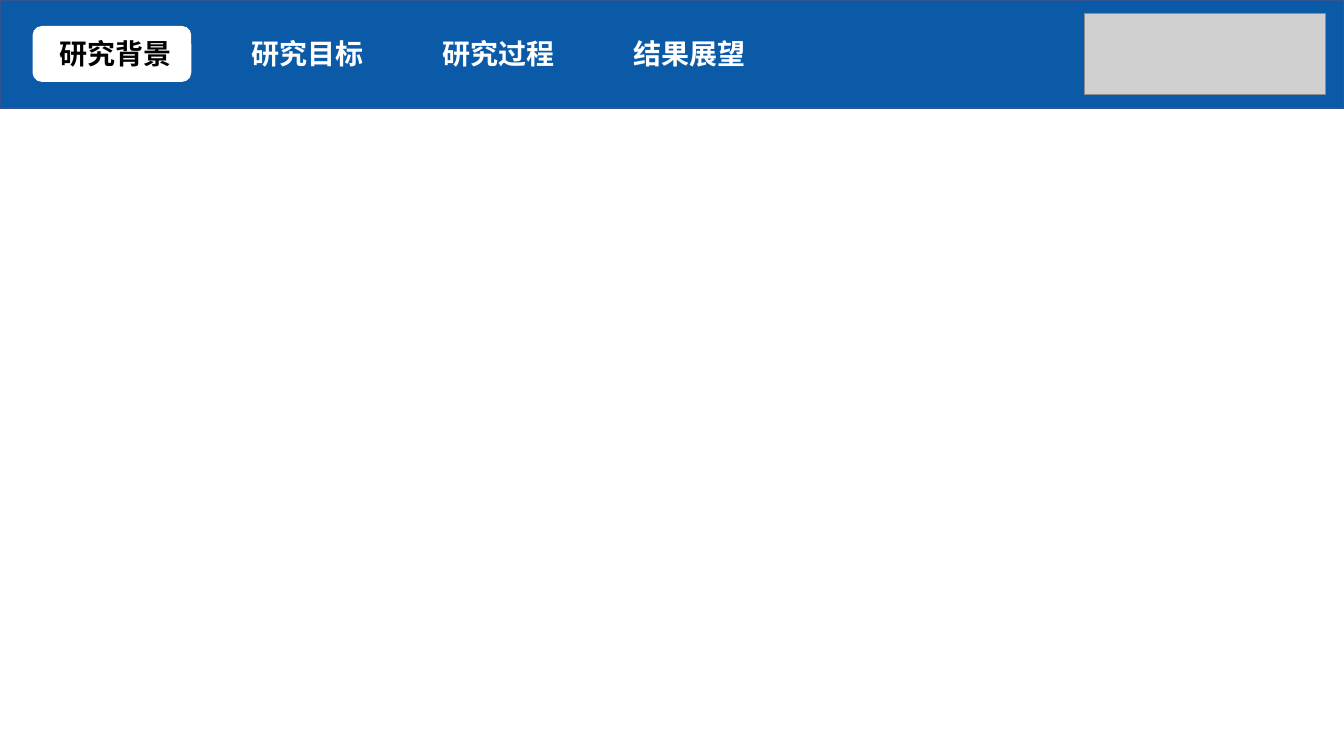
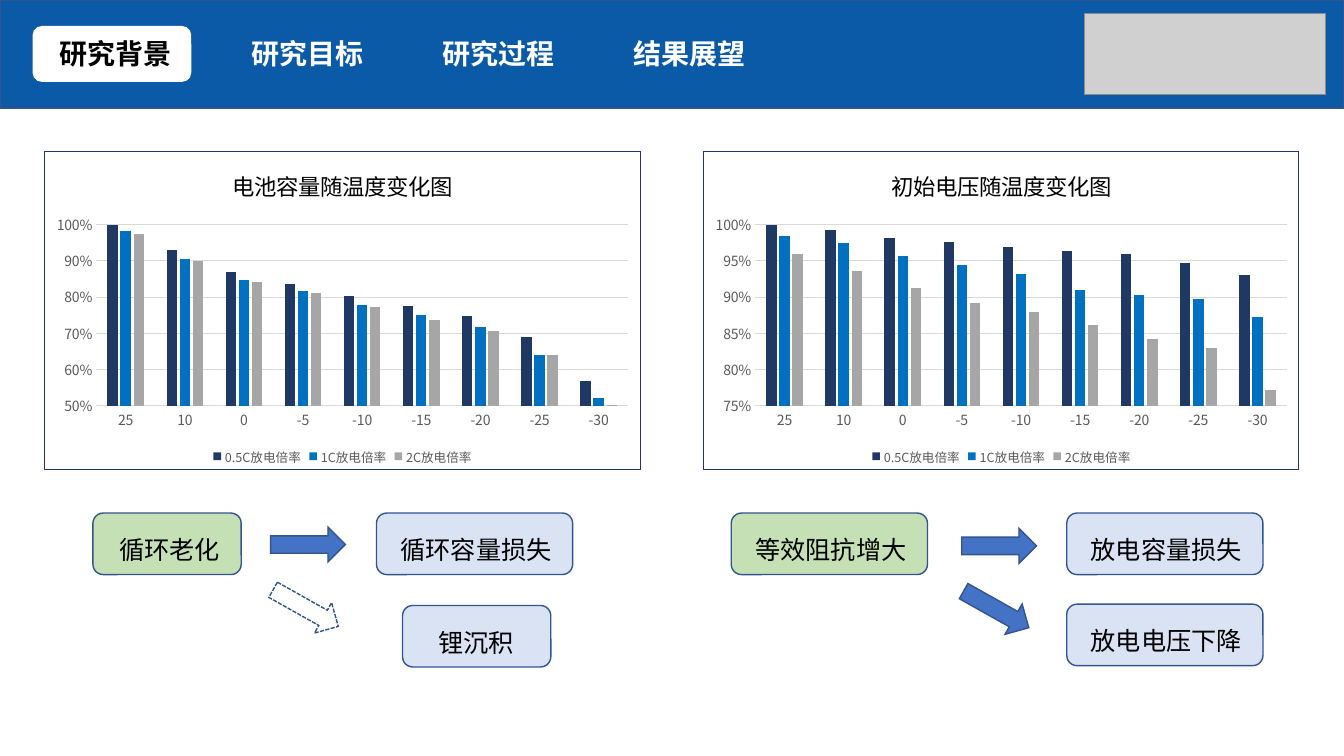
Before and after one commit to SudaSoda/Graduation-Design, a slide deck: slide 3 of Output/毕设答辩_赵杰_1452047.pptx. Drawn at 1344x756 pixels with LibreOffice and Linux fonts; fonts in the diff are those of the drawing; grey boxes stand for pictures. Boxes give left, top, right and bottom in pixels: in the first picture for what was removed or moved away, otherwise in the second. Text is boxed around its words. In the diff, an @@ line names an element or a change of style, - is before the commit and + after.

```diff
--- a/Output/毕设答辩_赵杰_1452047.pptx
+++ b/Output/毕设答辩_赵杰_1452047.pptx
@@ column chart added at (45, 152, 641, 470) @@
+title "电池容量随温度变化图 "
+categories: 25, 10, 0, -5, -10, -15, -20, -25, -30
+0.5C放电倍率: 1, 0.93, 0.87, 0.84, 0.8, 0.77, 0.75, 0.69, 0.57
+1C放电倍率: 0.98, 0.91, 0.85, 0.82, 0.78, 0.75, 0.72, 0.64, 0.52
+2C放电倍率: 0.97, 0.9, 0.84, 0.81, 0.77, 0.74, 0.71, 0.64, 0.5
@@ column chart added at (704, 152, 1300, 470) @@
+title "初始电压随温度变化图 "
+categories: 25, 10, 0, -5, -10, -15, -20, -25, -30
+0.5C放电倍率: 1, 0.992, 0.982, 0.976, 0.97, 0.964, 0.96, 0.948, 0.931
+1C放电倍率: 0.985, 0.974, 0.957, 0.945, 0.931, 0.911, 0.903, 0.897, 0.873
+2C放电倍率: 0.96, 0.936, 0.913, 0.892, 0.879, 0.861, 0.842, 0.83, 0.772
@@ rounded rectangle added at (93, 513, 241, 575), fill #C5E0B4, outline #325491 1 pt @@
@@ text added at (119, 538, 220, 561), 18 pt, text #000000 @@
+循环老化
@@ right arrow added at (271, 527, 346, 563), fill #4472C4, outline #325491 1 pt @@
@@ rounded rectangle added at (377, 513, 574, 575), fill #DAE3F3, outline #325491 1 pt @@
@@ text added at (400, 537, 551, 561), 18 pt, text #000000 @@
+循环容量损失
@@ rounded rectangle added at (731, 513, 928, 575), fill #C5E0B4, outline #325491 1 pt @@
@@ text added at (755, 537, 906, 561), 18 pt, text #000000 @@
+等效阻抗增大
@@ right arrow added at (962, 528, 1036, 564), fill #4472C4, outline #325491 1 pt @@
@@ rounded rectangle added at (1067, 513, 1263, 575), fill #DAE3F3, outline #325491 1 pt @@
@@ text added at (1091, 537, 1242, 561), 18 pt, text #000000 @@
+放电容量损失
@@ right arrow added at (264, 575, 347, 642), outline #325491 1 pt dashed @@
@@ right arrow added at (955, 576, 1037, 643), fill #4472C4, outline #325491 1 pt @@
@@ rounded rectangle added at (402, 606, 551, 667), fill #DAE3F3, outline #325491 1 pt @@
@@ rounded rectangle added at (1067, 604, 1263, 665), fill #DAE3F3, outline #325491 1 pt @@
@@ text added at (1091, 629, 1242, 652), 18 pt, text #000000 @@
+放电电压下降
@@ text added at (438, 631, 514, 654), 18 pt, text #000000 @@
+锂沉积
```
Also in this commit, not shown: 1 other slide changed, 15 slides added, 8 other files.
